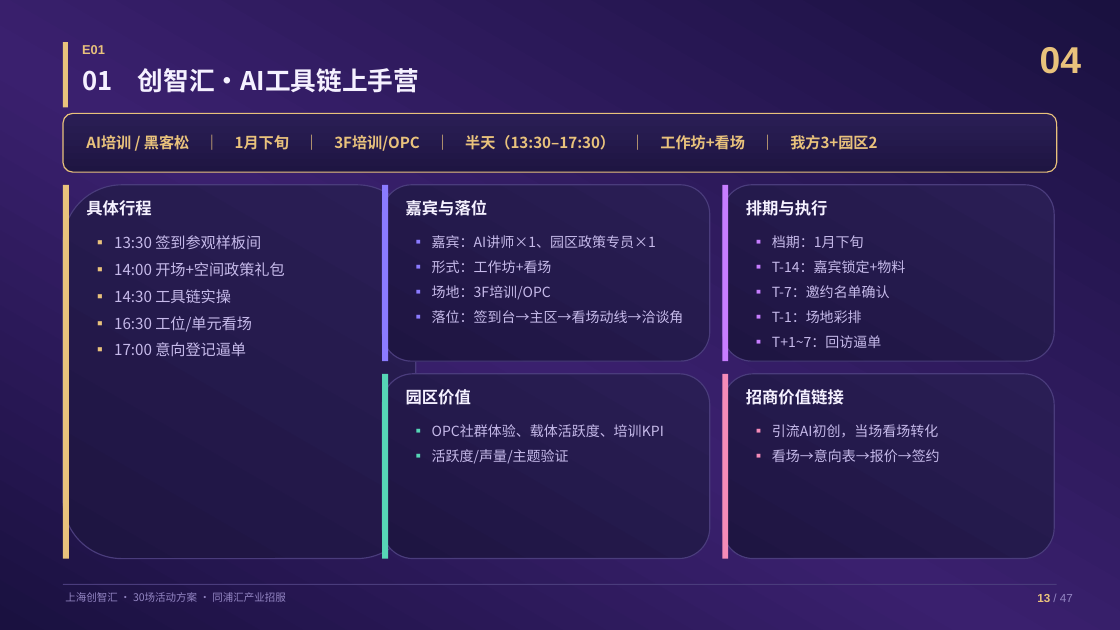
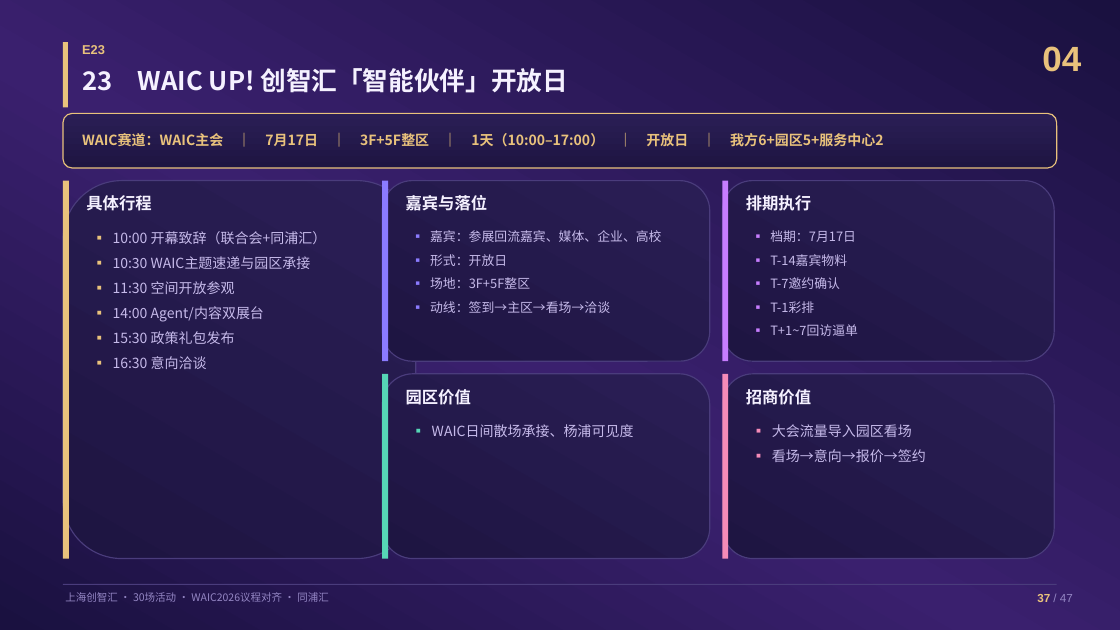
Before and after one commit to hujigang2010-maker/AIDEN, a slide deck: slide 38 of proposal/创智汇30场活动具体方案.pptx (slide 14 before the commit). Drawn at 1120x630 pixels with LibreOffice and Linux fonts; fonts in the diff are those of the drawing. Boxes give left, top, right and bottom in pixels: in the first picture for what was removed or moved away, otherwise in the second. Text is boxed around its words. In the diff, an @@ line names an element or a change of style, - is before the commit and + after.

```diff
--- a/proposal/创智汇30场活动具体方案.pptx
+++ b/proposal/创智汇30场活动具体方案.pptx
@@ text at [82, 45, 105, 54]: text changed @@
-E01
+E23
@@ text "04" at [1042, 46, 1081, 72]: size 32 to 30 pt @@
@@ text at [82, 68, 567, 93]: text changed @@
-01 创智汇·AI工具链上手营
+23 WAIC UP! 创智汇「智能伙伴」开放日
@@ rounded rectangle: place and size @@
-rounded rectangle at [63, 113, 1057, 172]
+rounded rectangle at [63, 113, 1057, 168]
@@ text at [82, 133, 883, 147]: text changed; size 13 to 12 pt @@
-AI培训 / 黑客松 ｜ 1月下旬 ｜ 3F培训/OPC ｜ 半天（13:30–17:30） ｜ 工作坊+看场 ｜ 我方3+园区2
+WAIC赛道：WAIC主会 ｜ 7月17日 ｜ 3F+5F整区 ｜ 1天（10:00–17:00） ｜ 开放日 ｜ 我方6+园区5+服务中心2
@@ rounded rectangle: place and size @@
-rounded rectangle at [63, 185, 416, 559]
+rounded rectangle at [63, 181, 416, 559]
@@ rectangle: place and size @@
-rectangle at [63, 185, 69, 559]
+rectangle at [63, 181, 69, 559]
@@ text "具体行程": place and size @@
-text "具体行程" at [86, 200, 151, 216]
+text "具体行程" at [86, 195, 151, 211]
@@ rounded rectangle: place and size @@
-rounded rectangle at [382, 185, 710, 361]
+rounded rectangle at [382, 181, 710, 361]
@@ rectangle: place and size @@
-rectangle at [382, 185, 388, 361]
+rectangle at [382, 181, 388, 361]
@@ text "嘉宾与落位": place and size @@
-text "嘉宾与落位" at [406, 200, 488, 216]
+text "嘉宾与落位" at [406, 195, 488, 211]
@@ rounded rectangle: place and size @@
-rounded rectangle at [723, 185, 1054, 361]
+rounded rectangle at [723, 181, 1054, 361]
@@ rectangle: place and size @@
-rectangle at [723, 185, 728, 361]
+rectangle at [723, 181, 728, 361]
@@ text at [746, 195, 811, 211]: text changed @@
-排期与执行
+排期执行
@@ text at [113, 231, 327, 369]: text changed; size 13 to 12 pt @@
-▪ 13:30 签到参观样板间
-▪ 14:00 开场+空间政策礼包
-▪ 14:30 工具链实操
-▪ 16:30 工位/单元看场
-▪ 17:00 意向登记逼单
+▪ 10:00 开幕致辞（联合会+同浦汇）
+▪ 10:30 WAIC主题速递与园区承接
+▪ 11:30 空间开放参观
+▪ 14:00 Agent/内容双展台
+▪ 15:30 政策礼包发布
+▪ 16:30 意向洽谈
@@ text at [430, 230, 661, 313]: text changed; size 12 to 11 pt @@
-▪ 嘉宾：AI讲师×1、园区政策专员×1
-▪ 形式：工作坊+看场
-▪ 场地：3F培训/OPC
-▪ 落位：签到台→主区→看场动线→洽谈角
+▪ 嘉宾：参展回流嘉宾、媒体、企业、高校
+▪ 形式：开放日
+▪ 场地：3F+5F整区
+▪ 动线：签到→主区→看场→洽谈
@@ text at [770, 230, 858, 336]: text changed; size 12 to 11 pt @@
-▪ 档期：1月下旬
-▪ T-14：嘉宾锁定+物料
-▪ T-7：邀约名单确认
-▪ T-1：场地彩排
-▪ T+1~7：回访逼单
+▪ 档期：7月17日
+▪ T-14嘉宾物料
+▪ T-7邀约确认
+▪ T-1彩排
+▪ T+1~7回访逼单
@@ text at [746, 389, 811, 405]: text changed @@
-招商价值链接
+招商价值
@@ text at [432, 424, 634, 437]: text changed @@
-▪ OPC社群体验、载体活跃度、培训KPI
-▪ 活跃度/声量/主题验证
+▪ WAIC日间散场承接、杨浦可见度
@@ text at [772, 424, 926, 462]: text changed @@
-▪ 引流AI初创，当场看场转化
-▪ 看场→意向表→报价→签约
+▪ 大会流量导入园区看场
+▪ 看场→意向→报价→签约
@@ text at [65, 592, 329, 602]: text changed @@
-上海创智汇 · 30场活动方案 · 同浦汇产业招服
+上海创智汇 · 30场活动 · WAIC2026议程对齐 · 同浦汇
@@ text at [1037, 594, 1073, 602]: text changed @@
-13 / 47
+37 / 47
```
Also in this commit, not shown: 35 other slides changed, 12 slides added, 12 slides removed, 6 other files.
